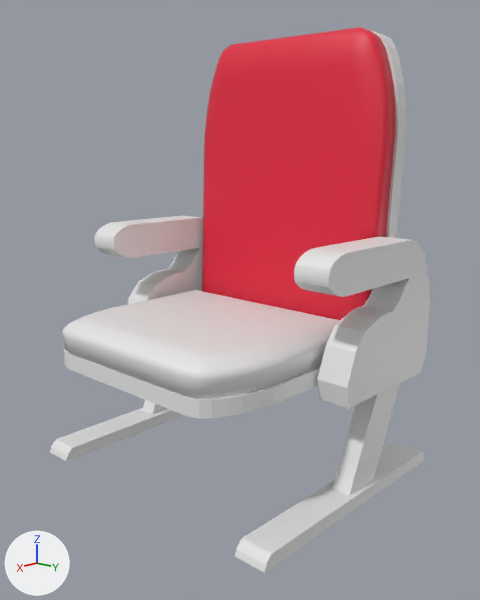
Two versions of the Blender file models/butaca/butaca.blend, one commit apart.
Camera for both pictures: a 50 mm camera at (4.93, 4.86, 3.19) aimed at (-0.16, 0.16, 1.56). The lights are fixed; the arrows at lower left show +X, +Y and +Z.
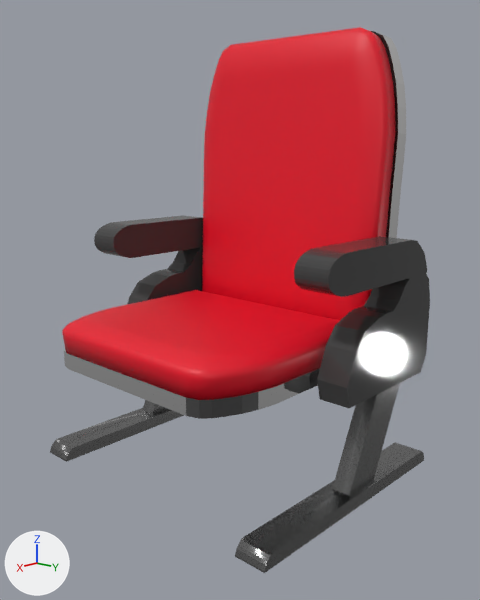
Location of each change, (x1, y1, x2, y2) in pixels of the pictures (480 x 600 px):
'Cylinder.004', recoloured (white to red): (62, 290, 340, 399) in both
'Cube.001', recoloured: (317, 273, 430, 408) in both
'Cylinder.005', recoloured: (94, 216, 427, 297) in both
'Cube.005', recoloured: (235, 442, 424, 573) in both
'Cylinder', recoloured: (64, 349, 321, 419) in both
'Cube.004', recoloured: (332, 383, 400, 496) in both
'Cube.003', recoloured: (50, 408, 184, 462) in both
'Cube', recoloured: (128, 247, 203, 304) in both
'Cylinder.002', recoloured: (371, 31, 406, 238) in both

Edits to the bpy script that builds the scene:
```text
Add mat_pata:
    mat_pata = bpy.data.materials.new('Pata')
    # nodes: BsdfPrincipled, Mapping, Math, Mix, OutputMaterial, TexCoord, TexNoise
    # colours: black #000000
Add mat_reposabrazos:
    mat_reposabrazos = bpy.data.materials.new('ReposaBrazos')
    # nodes: BsdfAnisotropic, BsdfDiffuse, Fresnel, MixShader, OutputMaterial
    # colours: black #424242
Add mat_asientorojo:
    mat_asientorojo = principled_material('AsientoRojo')
    mat_asientorojo.base_color = (0.8, 0.0011, 0.0177)  # red #e70424
Add mat_material:
    mat_material = bpy.data.materials.new('Material')
    # nodes: BsdfAnisotropic, BsdfDiffuse, Fresnel, MixShader, OutputMaterial
    # colours: black #242424
Change me_cube_004:
    where me_cube_004.from_pydata(...)  # 48 vertices, 46 faces; spans x -6.2..10.1, y -1.0..1.0, z 0.2..1.0
    add me_cube_004.materials.append(mat_pata)
Change me_cube_005:
    where me_cube_005.from_pydata(...)  # 8 vertices, 6 faces; spans x -1.0..6.87, y -1.0..1.0, z -0.31..1.0
    add me_cube_005.materials.append(mat_pata)
Change me_cube_006:
    where me_cube_006.from_pydata(...)  # 48 vertices, 46 faces; spans x -6.2..10.1, y -1.0..1.0, z 0.2..1.0
    add me_cube_006.materials.append(mat_pata)
Change me_cylinder_005:
    where me_cylinder_005.from_pydata(...)  # 46 vertices, 31 faces; spans x -4.6..1.18, y -1.5..-0.22, z 4.29..5.51
    add me_cylinder_005.materials.append(mat_reposabrazos)
Change me_cylinder:
    where me_cylinder.from_pydata(...)  # 40 vertices, 22 faces; spans x -1.29..1.2, y -1.29..1.29, z -0.02..0.15
    add me_cylinder.materials.append(mat_reposabrazos)
Change me_cylinder_002:
    where me_cylinder_002.from_pydata(...)  # 40 vertices, 22 faces; spans x -1.0..1.2, y -1.29..1.29, z -0.15..0.02
    add me_cylinder_002.materials.append(mat_material)
Change me_cylinder_004:
    where me_cylinder_004.from_pydata(...)  # 140 vertices, 122 faces; spans x -0.96..1.18, y -1.26..1.26, z -0.15..0.18
    add me_cylinder_004.materials.append(mat_asientorojo)  # red #e70424
Change me_cube_001:
    where me_cube_001.from_pydata(...)  # 56 vertices, 54 faces; spans x -0.76..2.99, y -1.0..1.0, z -0.48..2.33
    add me_cube_001.materials.append(mat_reposabrazos)
Change me_cube_002:
    where me_cube_002.from_pydata(...)  # 56 vertices, 54 faces; spans x -0.76..2.99, y -1.0..1.0, z -0.48..2.33
    add me_cube_002.materials.append(mat_reposabrazos)
```
